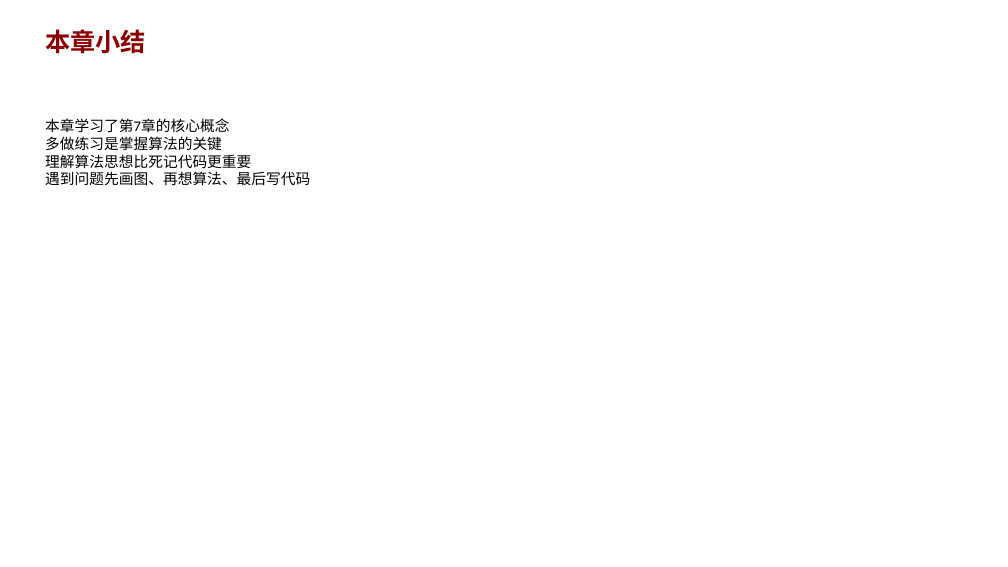
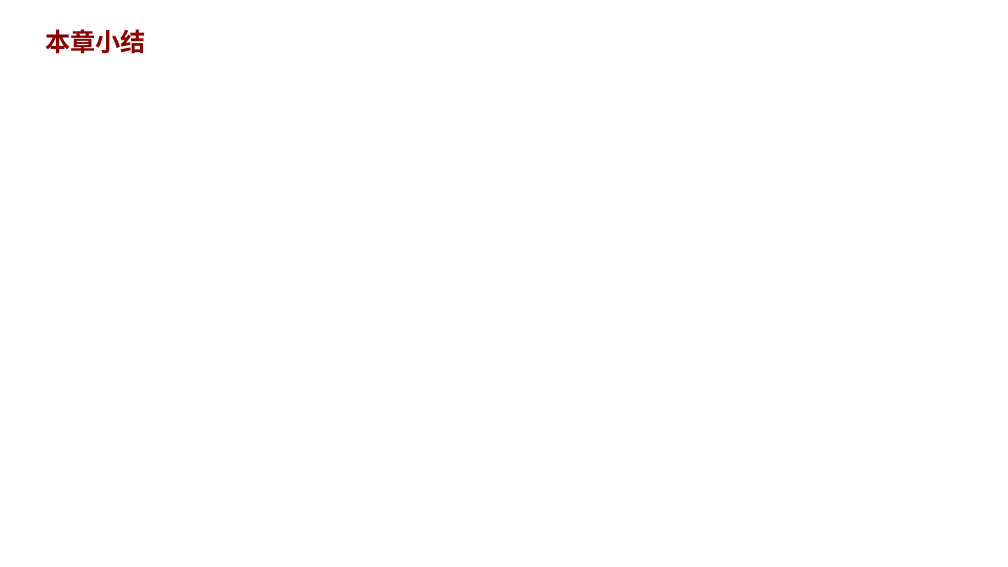
Before and after one commit to AndyLishengrui/trae-coding-course, a slide deck: slide 7 of textbook/ppt/chapter07_ppt.pptx. Drawn at 1008x567 pixels with LibreOffice and Linux fonts; fonts in the diff are those of the drawing. Boxes give left, top, right and bottom in pixels: in the first picture for what was removed or moved away, otherwise in the second. Text is boxed around its words. In the diff, an @@ line names an element or a change of style, - is before the commit and + after.

Commit message:
v6.9: PPT章节专属小结 + 验证修复
PPT改进：
- 15个PPT从8页扩充到9页
- 最后一页添加章节专属核心要点（4条）
- PPT第2轮验证通过

教材迭代进度：
- 叙事改进：Ch1-3 ✅, Ch4-6 ✅, Ch12-15 进行中
- 解题思路丰富：11个关键问题 ✅
- 复杂度分析：168题 ✅
- 难度标记：168题 ✅
- PPT验证：2/3轮 ✅

```diff
--- a/textbook/ppt/chapter07_ppt.pptx
+++ b/textbook/ppt/chapter07_ppt.pptx
@@ text removed at [45, 118, 310, 186] @@
-本章学习了第7章的核心概念
-多做练习是掌握算法的关键
-理解算法思想比死记代码更重要
-遇到问题先画图、再想算法、最后写代码
```
Also in this commit, not shown: 1 slide added, 20 other files.
